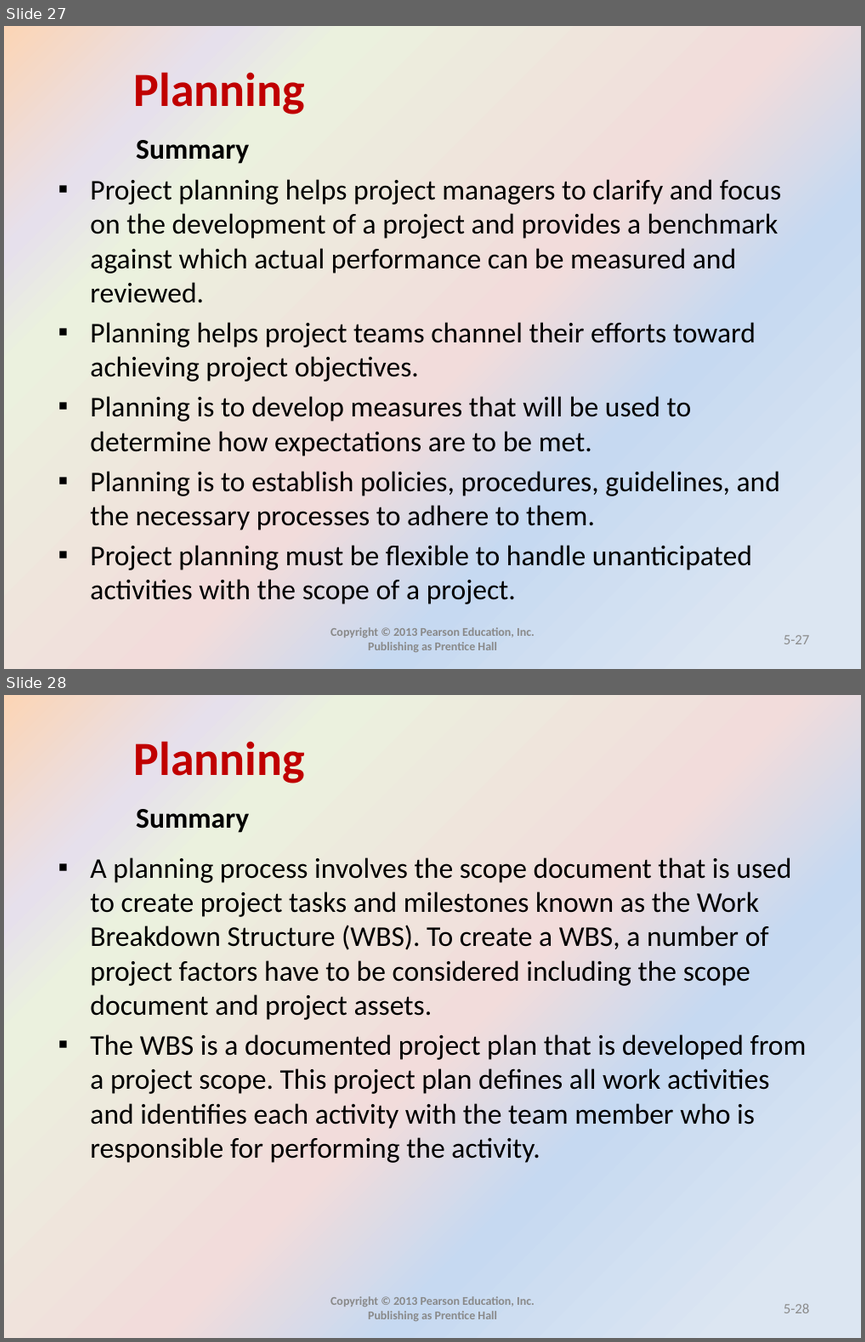
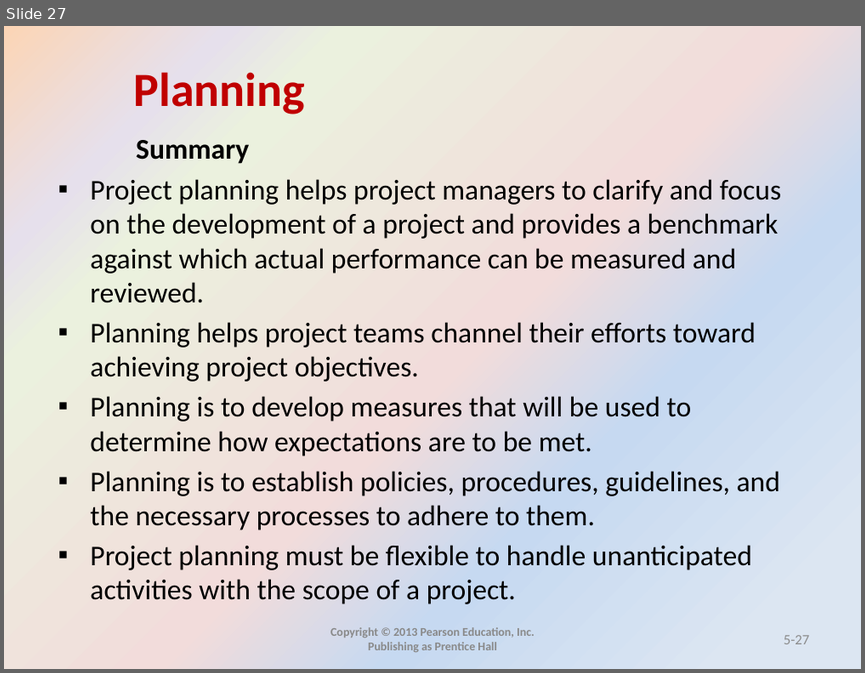
Before and after one commit to mohandesosama/is_project_management, a slide deck: IS-PM-Slides/05_planning _ch5.pptx. Shown one above the other, each under a label of ours: slides 27 and 28 before the commit, slide 27 after it. The pictures are 865x1342 and 865x673 pixels, drawn with LibreOffice and Linux fonts; fonts in the diff are those of the drawing. Boxes give left, top, right and bottom in pixels: in the first picture for what was removed or moved away, otherwise in the second. Text is boxed around its words. In the diff, an @@ line names an element or a change of style, - is before the commit and + after.

```diff
--- a/IS-PM-Slides/05_planning _ch5.pptx
+++ b/IS-PM-Slides/05_planning _ch5.pptx
@@ slide 28 removed at (4, 695, 861, 1338), background gradient #DCE6F2 to #C6D9F1 to #F2DCDB to #EBF1DE to #E6E0EC to #FCD5B5; not listed: 1 template element that a slide beside it also shows @@
@@ text removed at (136, 809, 249, 833) @@
-Summary
@@ text removed at (90, 857, 806, 1163) @@
-▪ A planning process involves the scope document that is used to create project tasks and milestones known as the Work Breakdown Structure (WBS). To create a WBS, a number of project factors have to be considered including the scope document and project assets.
-▪ The WBS is a documented project plan that is developed from a project scope. This project plan defines all work activities and identifies each activity with the team member who is responsible for performing the activity.
@@ text removed at (330, 1296, 534, 1321) @@
-Copyright © 2013 Pearson Education, Inc. Publishing as Prentice Hall
@@ page number removed at (783, 1304, 810, 1313) @@
-5-28
```
Also in this commit, not shown: 1 slide changed, 5 other slides removed.
